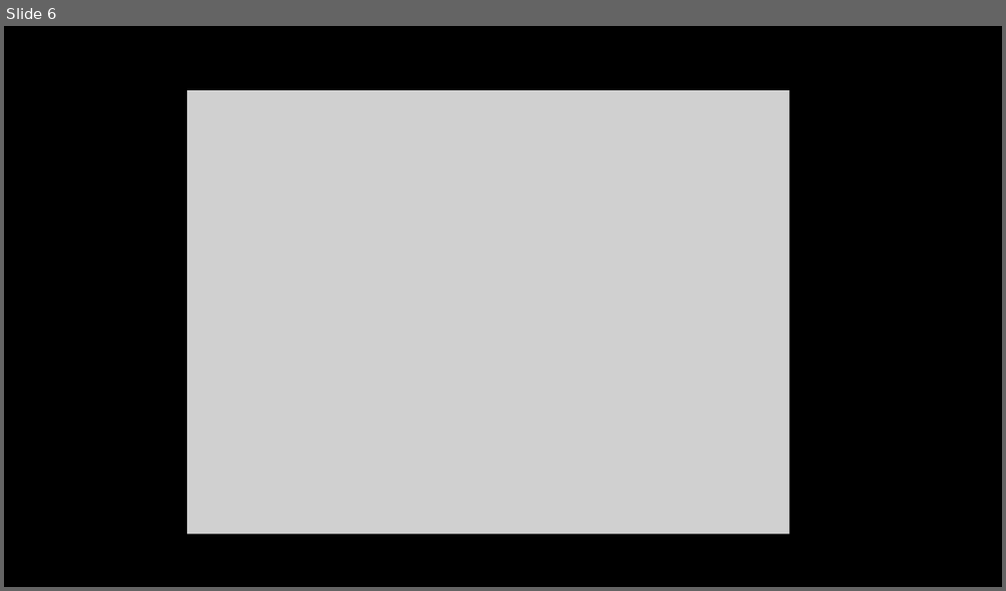
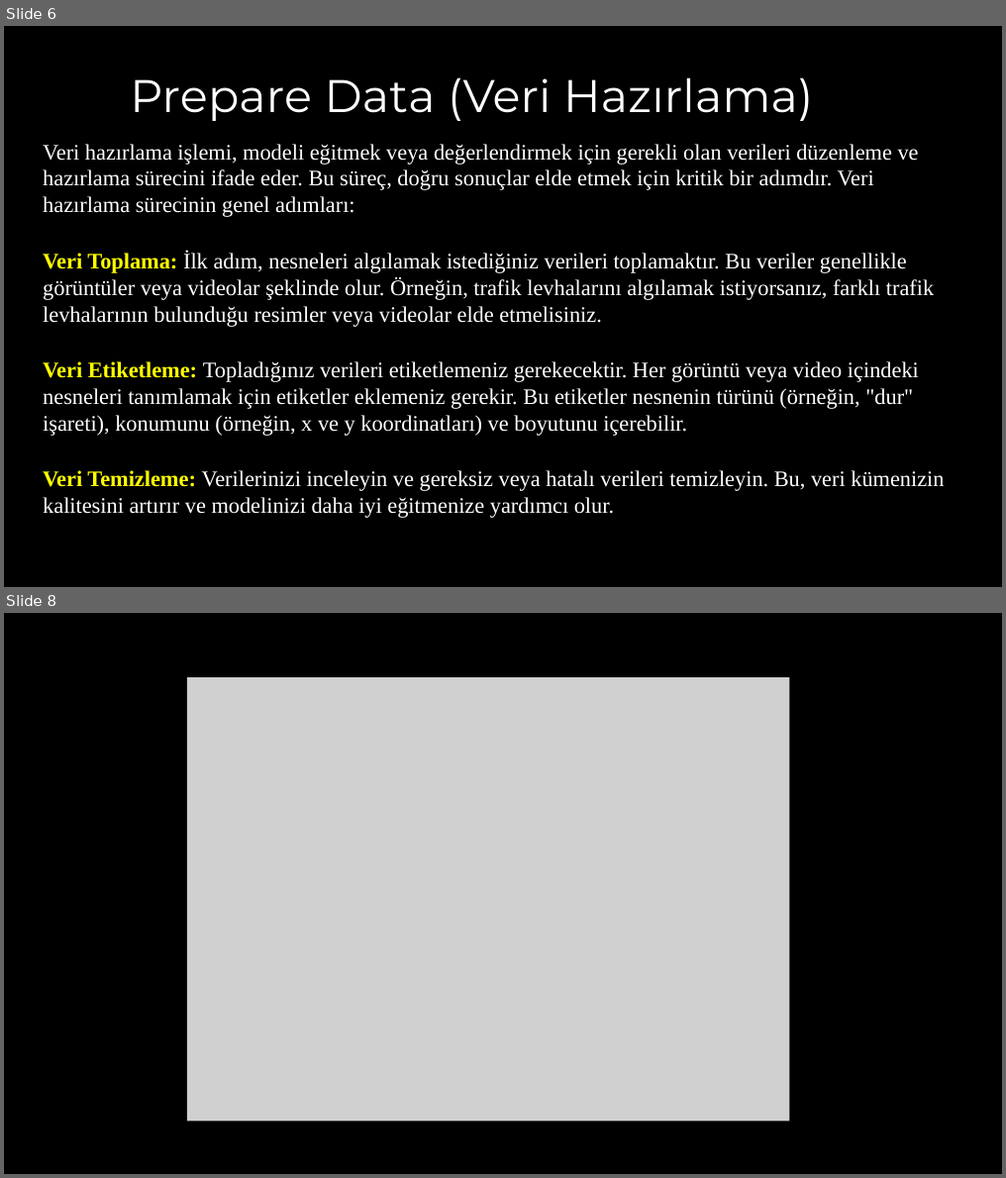
Before and after one commit to akaraci/Makine-Ogrenmesi, a slide deck: Sunular/MÖT-Hafta-2.pptx. Shown one above the other, each under a label of ours: slide 6 before the commit, slides 6 and 8 after it; the slides between them are not shown. The pictures are 1006x591 and 1006x1178 pixels, drawn with LibreOffice and Linux fonts; fonts in the diff are those of the drawing; grey boxes stand for pictures. Boxes give left, top, right and bottom in pixels: in the first picture for what was removed or moved away, otherwise in the second. Text is boxed around its words. In the diff, an @@ line names an element or a change of style, - is before the commit and + after.

```diff
--- a/Sunular/MÖT-Hafta-2.pptx
+++ b/Sunular/MÖT-Hafta-2.pptx
@@ slide 6 added at [4,26,1002,587], background #FFFFFF; not listed: 1 template element that a slide beside it also shows @@
@@ text added at [130,77,813,121], 33 pt, text #FFFFFF @@
+Prepare Data (Veri Hazırlama)
@@ text added at [43,144,944,518], 16 pt, text #FFFFFF @@
+Veri hazırlama işlemi, modeli eğitmek veya değerlendirmek için gerekli olan verileri düzenleme ve hazırlama sürecini ifade eder. Bu süreç, doğru sonuçlar elde etmek için kritik bir adımdır. Veri hazırlama sürecinin genel adımları:
+Veri Toplama: İlk adım, nesneleri algılamak istediğiniz verileri toplamaktır. Bu veriler genellikle görüntüler veya videolar şeklinde olur. Örneğin, trafik levhalarını algılamak istiyorsanız, farklı trafik levhalarının bulunduğu resimler veya videolar elde etmelisiniz.
+Veri Etiketleme: Topladığınız verileri etiketlemeniz gerekecektir. Her görüntü veya video içindeki nesneleri tanımlamak için etiketler eklemeniz gerekir. Bu etiketler nesnenin türünü (örneğin, "dur" işareti), konumunu (örneğin, x ve y koordinatları) ve boyutunu içerebilir.
+Veri Temizleme: Verilerinizi inceleyin ve gereksiz veya hatalı verileri temizleyin. Bu, veri kümenizin kalitesini artırır ve modelinizi daha iyi eğitmenize yardımcı olur.
@@ what was slide 6 is now slide 8 @@
```
Also in this commit, not shown: 9 slides changed, 7 other slides added, 2 slides removed.
